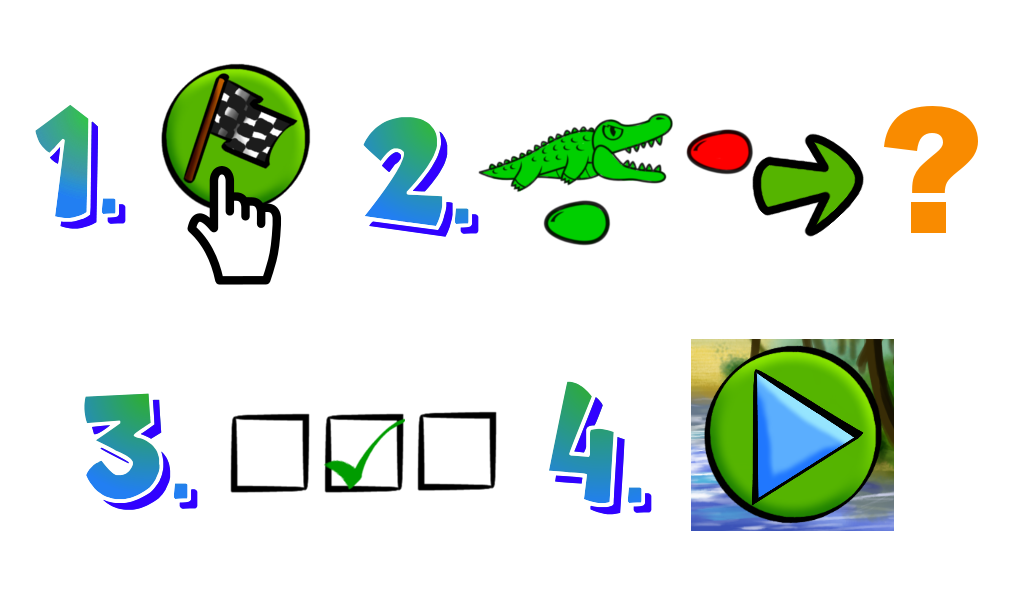
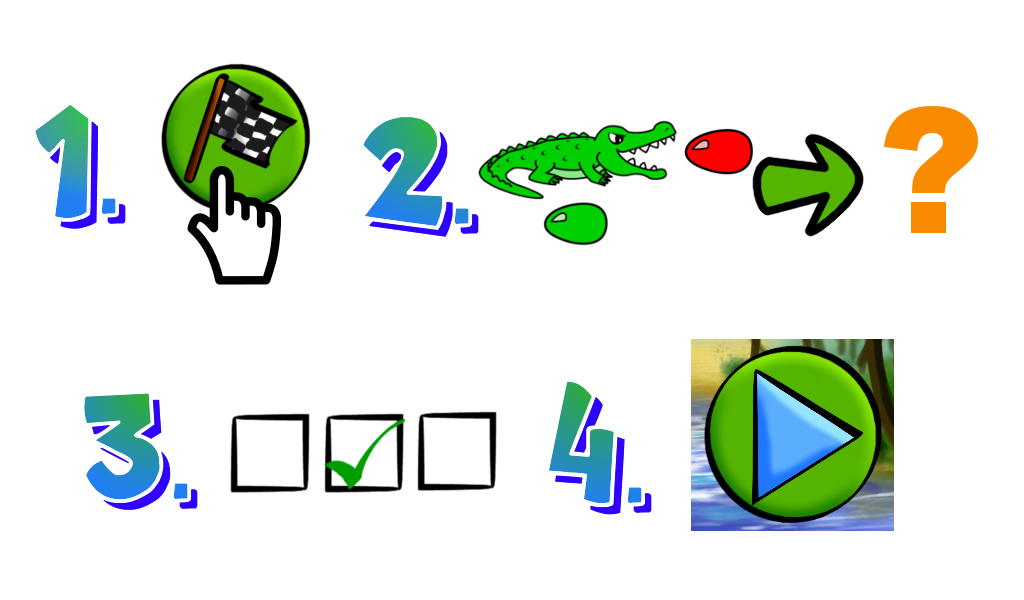
Two versions of the same layered image (1024x600). Layer-by-layer changes:
renamed "Eingefügte Ebene#5" to "Eingefügte Ebene #2", moved it above "Eingefügte Ebene #1", painted on it over [684, 128, 754, 175]
removed layer "Eingefügte Ebene#4" over [543, 200, 611, 246]
removed layer "Eingefügte Ebene#3" over [481, 113, 751, 245]
renamed "Eingefügte Ebene#6" to "Eingefügte Ebene #1", painted on it over [478, 112, 677, 246]
